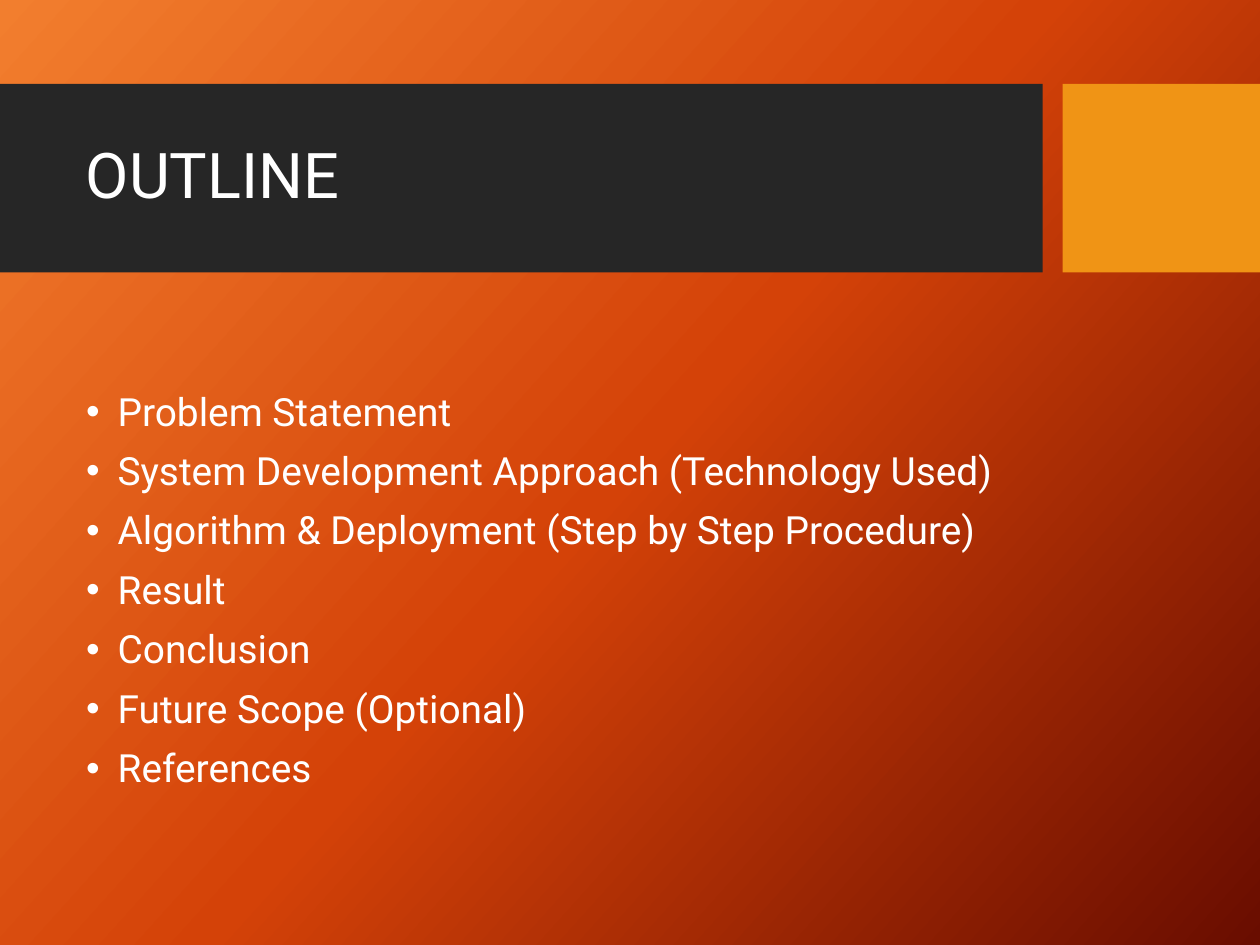
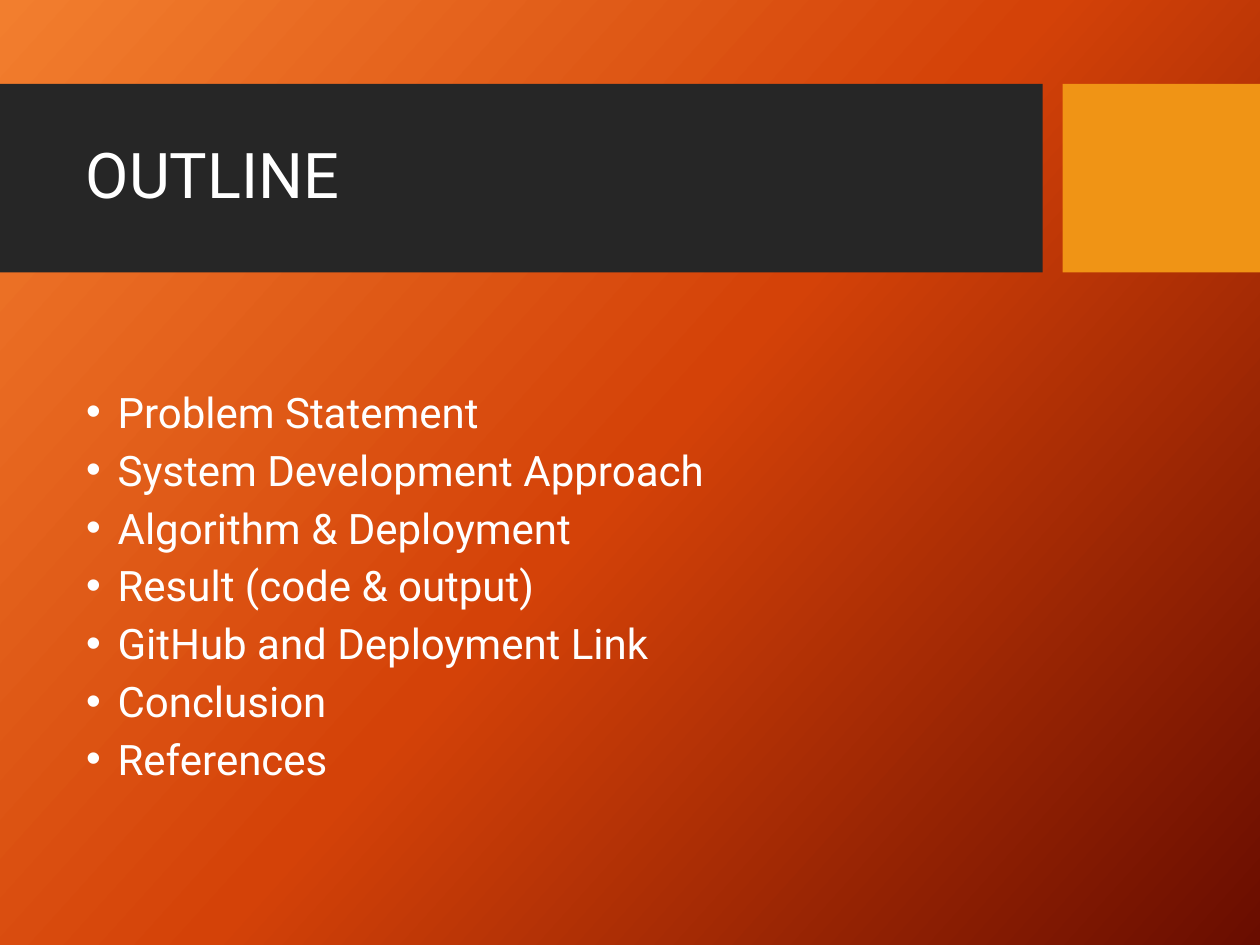
Before and after one commit to kuldeepin3/portfolio-capstone-edunet, a slide deck: slide 2 of Interactive_Portfolio_Presentation (1).pptx (slide 3 before the commit). Drawn at 1260x945 pixels with LibreOffice and Linux fonts; fonts in the diff are those of the drawing; background and template pictures are left out. Boxes give left, top, right and bottom in pixels: in the first picture for what was removed or moved away, otherwise in the second. Text is boxed around its words. In the diff, an @@ line names an element or a change of style, - is before the commit and + after.

```diff
--- a/Interactive_Portfolio_Presentation (1).pptx
+++ b/Interactive_Portfolio_Presentation (1).pptx
@@ text at (118, 396, 479, 776): size 22.2 to 24 pt in "Problem Statement", "Conclusion", "References"; line spacing 0.9 to 0.8 @@
@@ text at (118, 454, 703, 668): text changed; size 22.2 to 24 pt @@
-• System Development Approach (Technology Used)
-• Algorithm & Deployment (Step by Step Procedure)
-• Result
+• System Development Approach
+• Algorithm & Deployment
+• Result (code & output)
+• GitHub and Deployment Link
@@ text at (118, 692, 526, 732): paragraph removed @@
-• Future Scope (Optional)
```
Also in this commit, not shown: 5 other slides changed, 6 slides added, 7 slides removed.
